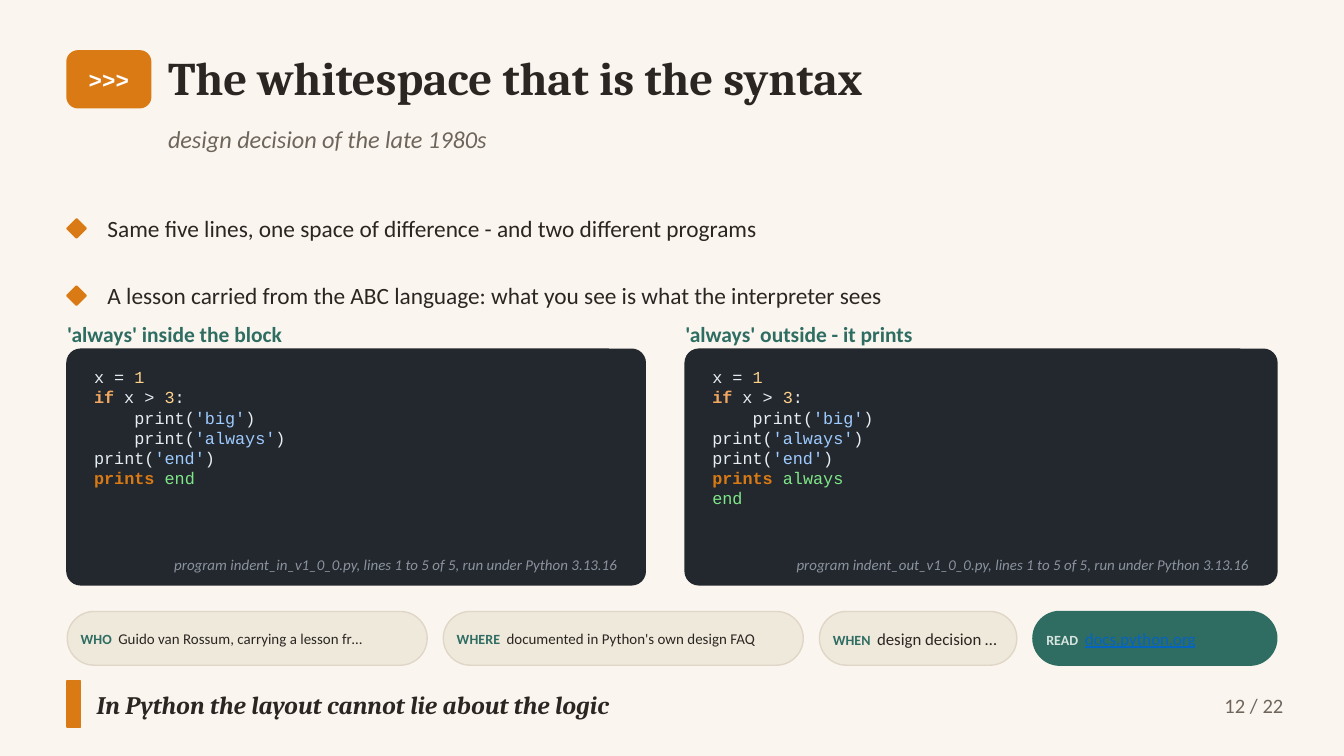
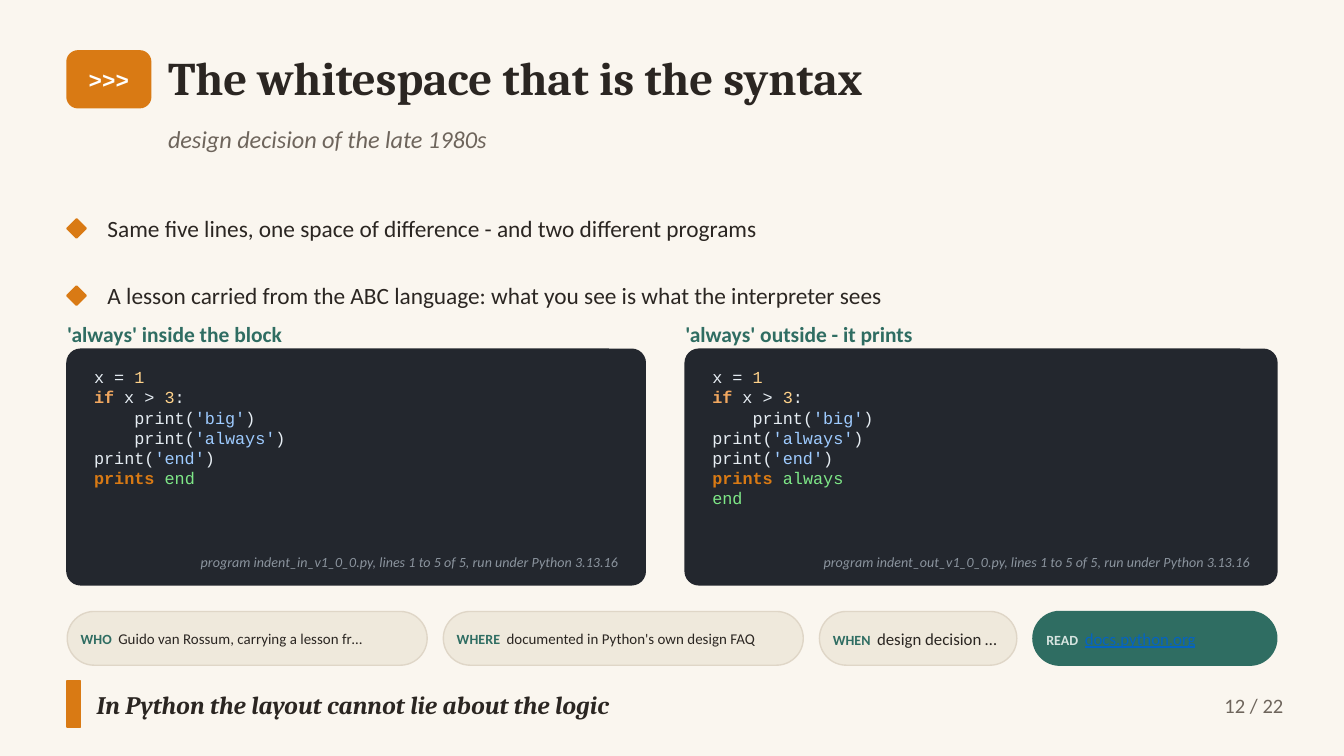
Before and after one commit to altunelyusuf/AdvancedProgrammingWithPython, a slide deck: slide 12 of 03-materials/ch02/SEN0414_Ch02_FlowControl_3e_v3_0_0.pptx. Drawn at 1344x756 pixels with LibreOffice and Linux fonts; fonts in the diff are those of the drawing. Boxes give left, top, right and bottom in pixels: in the first picture for what was removed or moved away, otherwise in the second. Text is boxed around its words. In the diff, an @@ line names an element or a change of style, - is before the commit and + after.

```diff
--- a/03-materials/ch02/SEN0414_Ch02_FlowControl_3e_v3_0_0.pptx
+++ b/03-materials/ch02/SEN0414_Ch02_FlowControl_3e_v3_0_0.pptx
@@ text "program indent_in_v1_0_0.py, lines 1 to ..." at (201, 557, 618, 570): size 8 to 7.5 pt @@
@@ text "program indent_out_v1_0_0.py, lines 1 to ..." at (824, 557, 1250, 570): size 8 to 7.5 pt @@
```
Also in this commit, not shown: 6 other slides changed, 19 other files.
